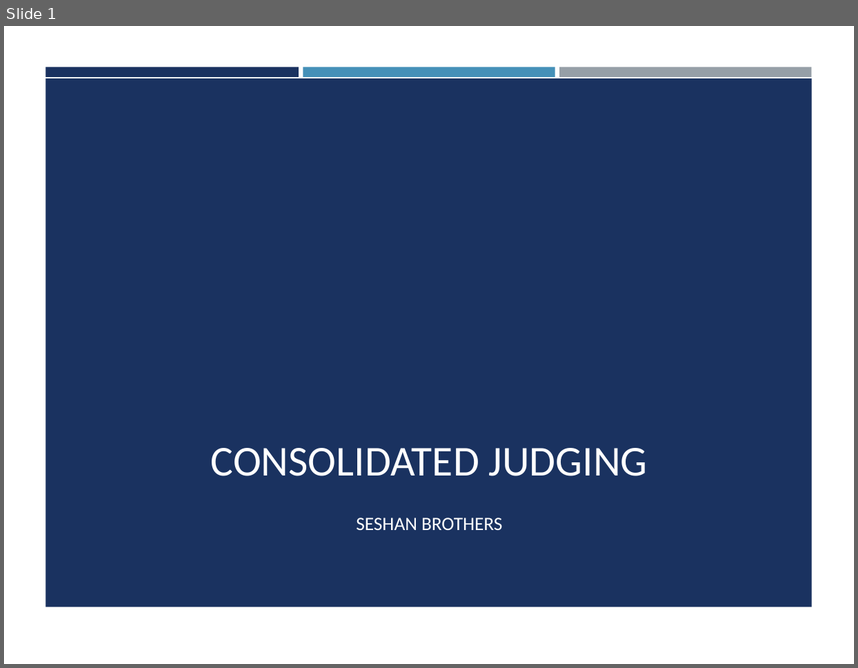
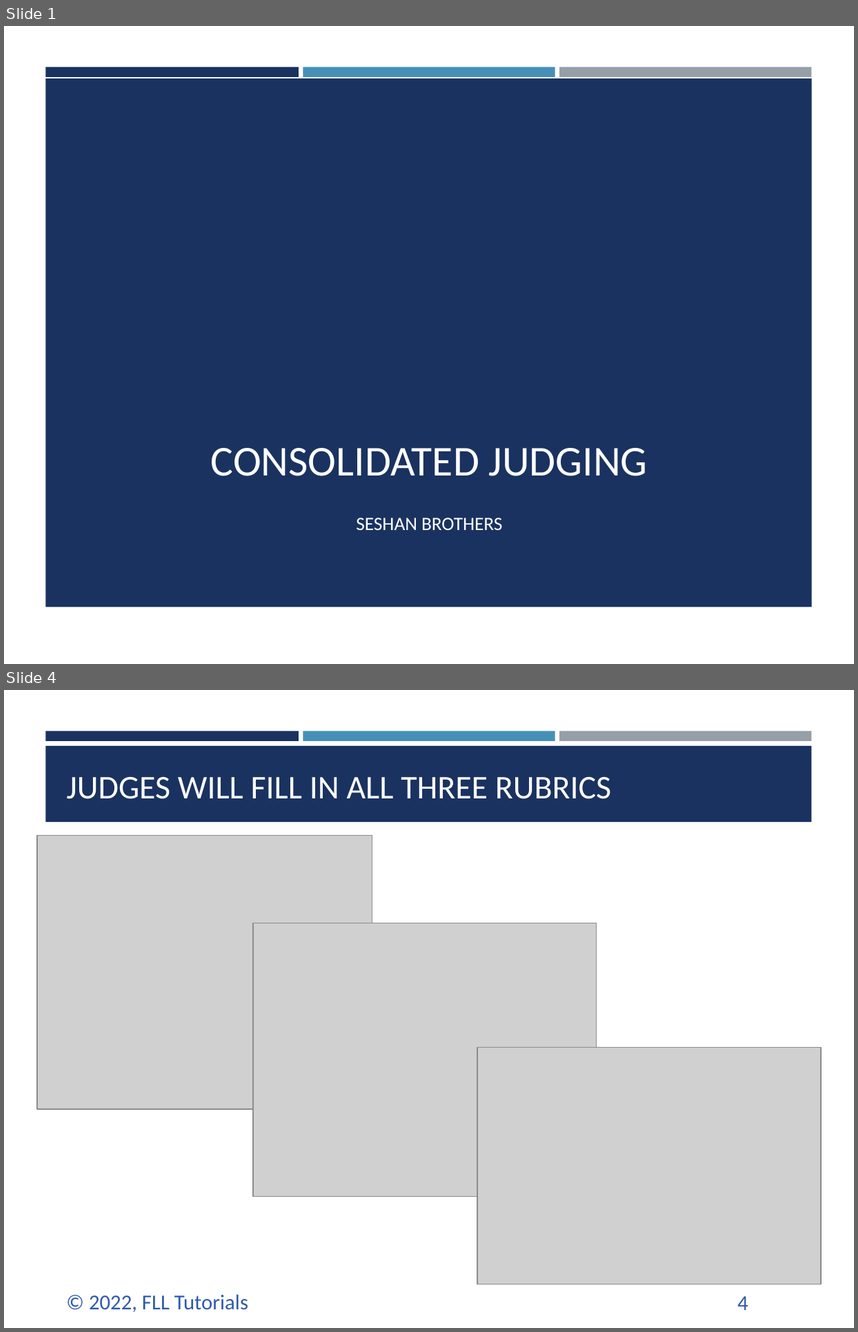
Before and after one commit to ev3lessons/FLL-Tutorials, a slide deck: translations/en-us/RobotGame/ConsolidatedJudging.pptx. Shown one above the other, each under a label of ours: slide 1 before the commit, slides 1 and 4 after it; the slides between them are not shown. The pictures are 858x668 and 858x1332 pixels, drawn with LibreOffice and Linux fonts; fonts in the diff are those of the drawing; grey boxes stand for pictures; background and template pictures are left out. Boxes give left, top, right and bottom in pixels: in the first picture for what was removed or moved away, otherwise in the second. Text is boxed around its words. In the diff, an @@ line names an element or a change of style, - is before the commit and + after.

```diff
--- a/translations/en-us/RobotGame/ConsolidatedJudging.pptx
+++ b/translations/en-us/RobotGame/ConsolidatedJudging.pptx
@@ slide 4 added at <box>4,690,854,1328</box>, background #FFFFFF; not listed: 3 template elements that a slide beside it also shows @@
@@ rectangle added at <box>45,746,811,822</box>, fill #1A3260 @@
@@ title added at <box>67,777,611,799</box>, 28 pt, text #FFFFFF @@
+JUDGES WILL FILL IN ALL THREE RUBRICS
@@ picture added at <box>37,836,372,1109</box> @@
@@ picture added at <box>253,923,597,1196</box> @@
@@ picture added at <box>477,1047,821,1283</box> @@
@@ text added at <box>89,1294,248,1312</box>, 18 pt, text #2F5AAC @@
+© 2022, FLL Tutorials
@@ page number added at <box>737,1296,749,1310</box>, 18 pt, text #2F5AAC @@
+4
```
Also in this commit, not shown: 4 slides changed, 1 other slide added, 2 slides removed, 13 other files.
